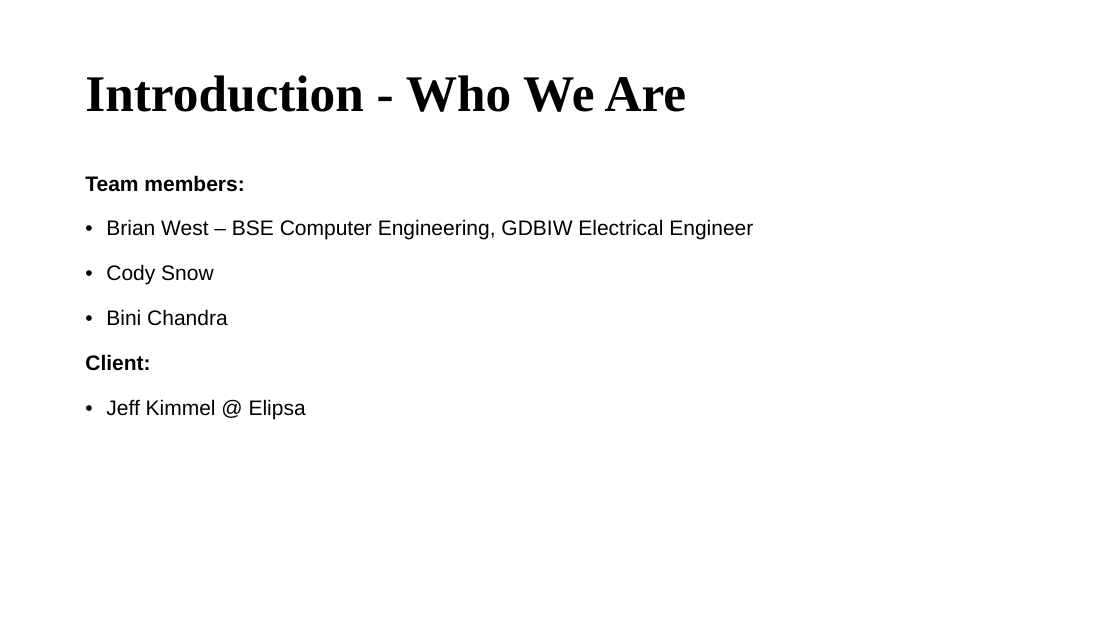
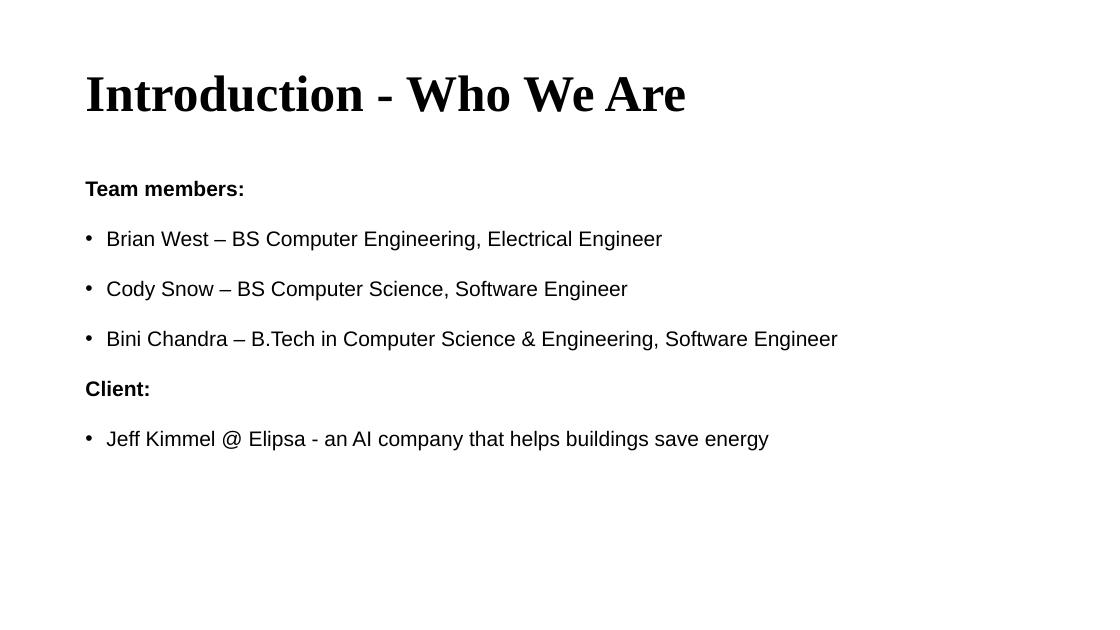
Before and after one commit to west-bri/HVACFinal, a slide deck: slide 2 of HVAC_Final_Presentation.pptx. Drawn at 1120x630 pixels with LibreOffice and Linux fonts; fonts in the diff are those of the drawing. Boxes give left, top, right and bottom in pixels: in the first picture for what was removed or moved away, otherwise in the second. Text is boxed around its words. In the diff, an @@ line names an element or a change of style, - is before the commit and + after.

```diff
--- a/HVAC_Final_Presentation.pptx
+++ b/HVAC_Final_Presentation.pptx
@@ text at [85,180,244,397]: line spacing 0.95 to 1.15; less space between paragraphs @@
@@ text at [106,230,838,351]: text changed @@
-• Brian West – BSE Computer Engineering, GDBIW Electrical Engineer
-• Cody Snow
-• Bini Chandra
+• Brian West – BS Computer Engineering, Electrical Engineer
+• Cody Snow – BS Computer Science, Software Engineer
+• Bini Chandra – B.Tech in Computer Science & Engineering, Software Engineer
@@ text at [106,430,769,451]: text changed @@
-• Jeff Kimmel @ Elipsa
+• Jeff Kimmel @ Elipsa - an AI company that helps buildings save energy
```
Also in this commit, not shown: 7 other slides changed, 2 slides added, 2 slides removed.
